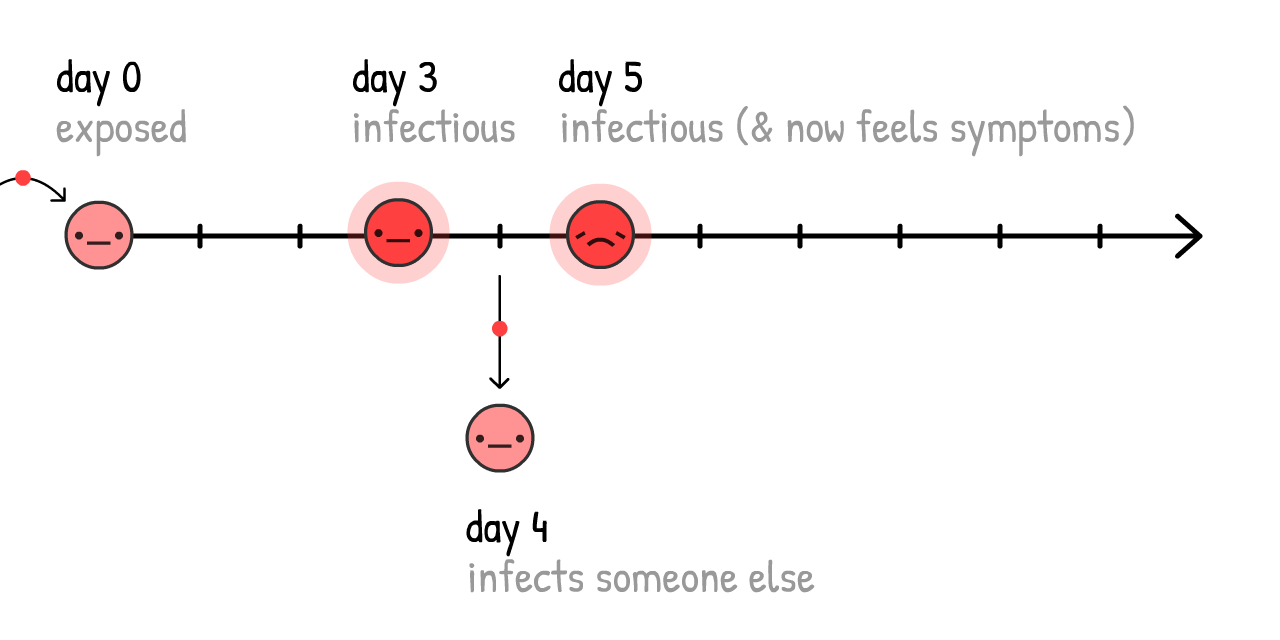
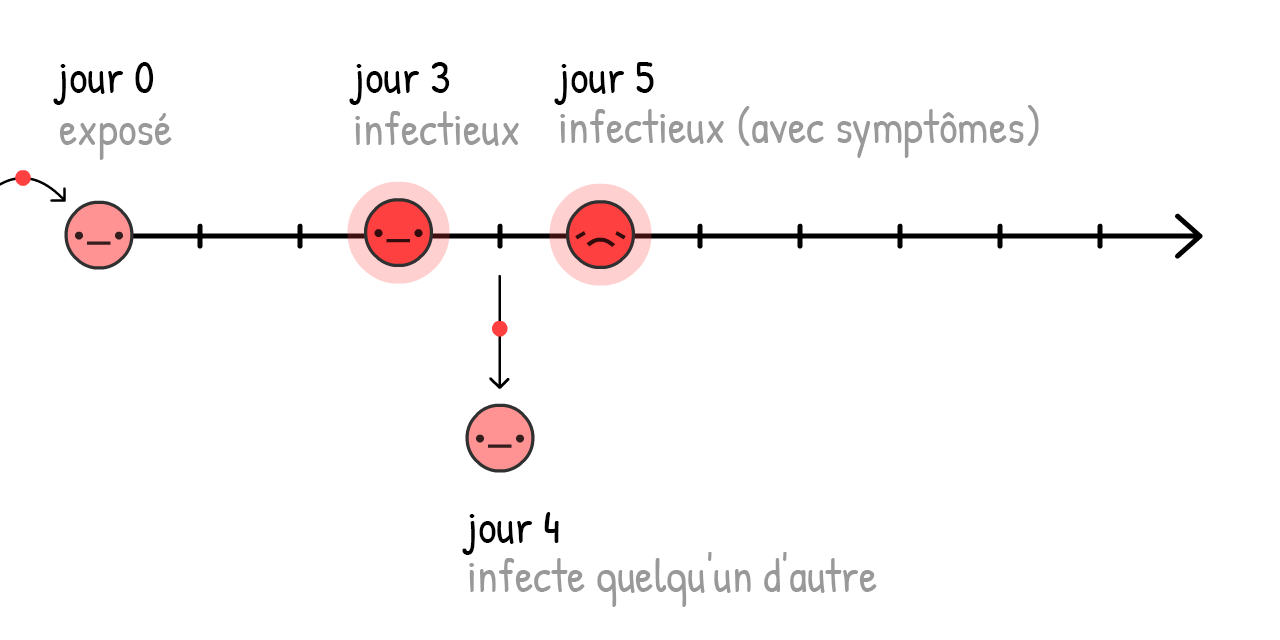
The second 1280x640 image is a revision of the first. Changes to its layers:
hid "Original" over [53, 59, 1134, 607]
renamed "day 0" to "jour 0", painted on it over [53, 59, 154, 107]
renamed "day 3" to "jour 3", painted on it over [349, 59, 450, 107]
renamed "day 5" to "jour 5", painted on it over [554, 59, 654, 107]
renamed "exposed" to "exposé", painted on it over [59, 111, 186, 160]
renamed "infectious" to "infectieux", painted on it over [355, 111, 519, 146]
renamed "infectious (& now feels symptoms)" to "infectieux (avec symptômes)", painted on it over [560, 105, 1134, 158]
renamed "infects someone else" to "infecte quelqu'un d'autre", painted on it over [469, 552, 877, 607]
renamed "day 4" to "jour 4", painted on it over [462, 509, 559, 557]
